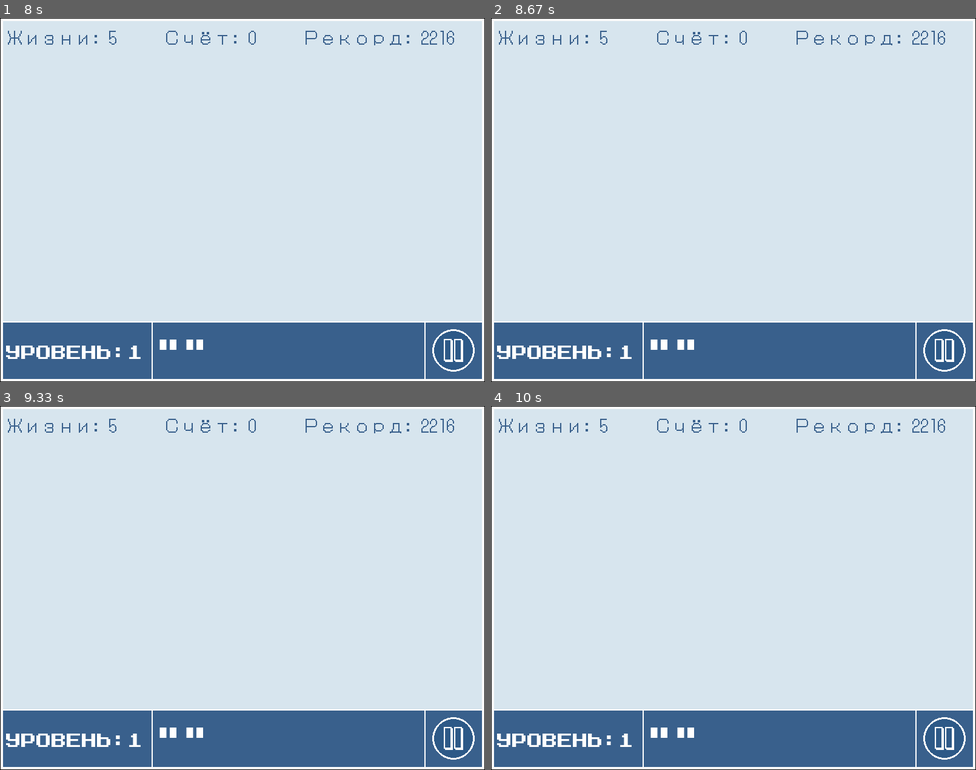
Above: before the commit, frames 1-4 (two rows, left to right).
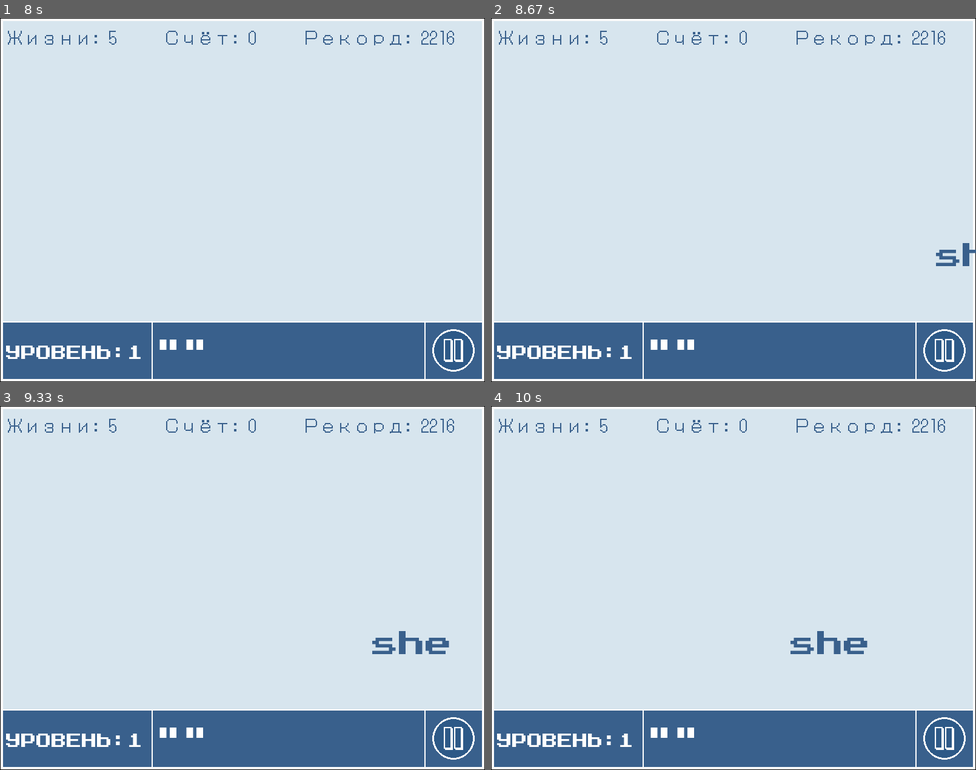
Above: after the commit, the same moments.

Repository: fhiwniwxnms/PygameProject
Game: pygame game, started from main.py
Two runs of this game, one before a commit and one after it. Both use one fixed random seed, a clock stepped at 60 frames per second and the inputs below.
Inputs (mouse positions are in pixels of both pictures, inside the frame that each line leads up to):
- Up to frame 1 (8 s): press the mouse at (242, 221) at 0.37 s; move the mouse to (184, 214) at 0.47 s; release the mouse at (126, 203) at 0.6 s; click "II" at 0.72 s; click (97, 138) at 1.05 s; press the mouse at (455, 349) at 1.37 s; move the mouse to (412, 207) at 1.47 s; release the mouse at (368, 61) at 1.6 s; press the mouse at (455, 349) at 1.7 s; move the mouse to (276, 240) at 1.8 s; release the mouse at (101, 130) at 1.93 s; click (261, 185) at 2.05 s; click (281, 291) at 2.88 s; click (77, 90) at 3.72 s; click (135, 316) at 4.05 s; press the mouse at (455, 349) at 4.37 s; move the mouse to (320, 250) at 4.47 s; release the mouse at (189, 149) at 4.6 s; press the mouse at (455, 349) at 4.7 s; move the mouse to (383, 316) at 4.8 s; release the mouse at (315, 280) at 4.93 s; tap Space at 5 s; press the mouse at (291, 218) at 5.37 s; move the mouse to (329, 152) at 5.47 s; release the mouse at (368, 83) at 5.6 s; press the mouse at (194, 218) at 5.7 s; move the mouse to (164, 163) at 5.8 s; release the mouse at (130, 109) at 5.93 s; click (97, 218) at 6.05 s; click (407, 138) at 6.38 s; press the mouse at (388, 218) at 6.7 s; move the mouse to (324, 229) at 6.8 s; release the mouse at (266, 240) at 6.93 s; press the mouse at (97, 138) at 7.03 s; move the mouse to (174, 189) at 7.13 s; release the mouse at (257, 236) at 7.27 s; click (334, 207) at 7.38 s; click (106, 185) at 7.72 s
- Up to frame 2 (8.67 s): click (849, 240) at 8.05 s
- Up to frame 3 (9.33 s): no input
- Up to frame 4 (10 s): no input

Frame 1 is identical in both runs. In frame 2, 0.2% of the frame differs, in the area x 91-100%, y 61-69%; in frame 3, 0.5%, in the area x 76-93%, y 61-69%; in frame 4, 0.5%.

Commit message:
Доделана реализация разных языков, в том числе исправлена ошибка с неправильной длиной слов во время игры Предложена идея с кноками изменения скорости

Diff:
--- a/main.py
+++ b/main.py
@@ -168,7 +168,7 @@
     return scor
 
 
-def generate_level(test: tuple[float, float] = (2, 2.7)):
+def generate_level(test: tuple[float, float] = (2, 3)):
     word_objs = []
     include = []
     vertical_spacing = (HEIGHT - 150) // level
@@ -198,7 +198,7 @@
             include.append((len_index[i], len_index[i + 1]))
 
     for i in range(level):
-        speed = random.choice(test)
+        speed = random.choice(test)  # Сделать кнопки для выбора скорости
         y_pos = random.randint(50 + (i * vertical_spacing), (i + 1) * vertical_spacing)
         x_pos = random.randint(WIDTH, WIDTH + 1000)
         ind_sel = random.choice(include)
